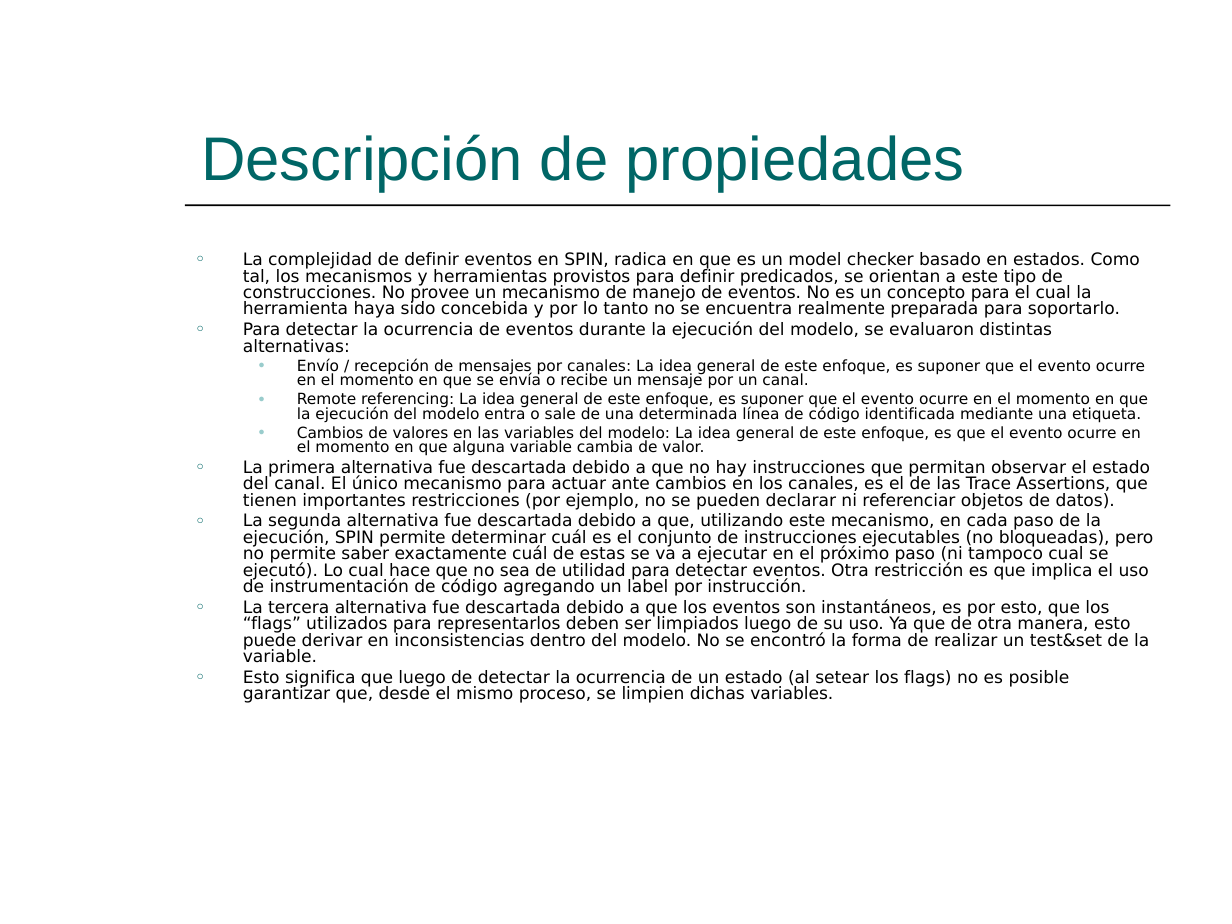
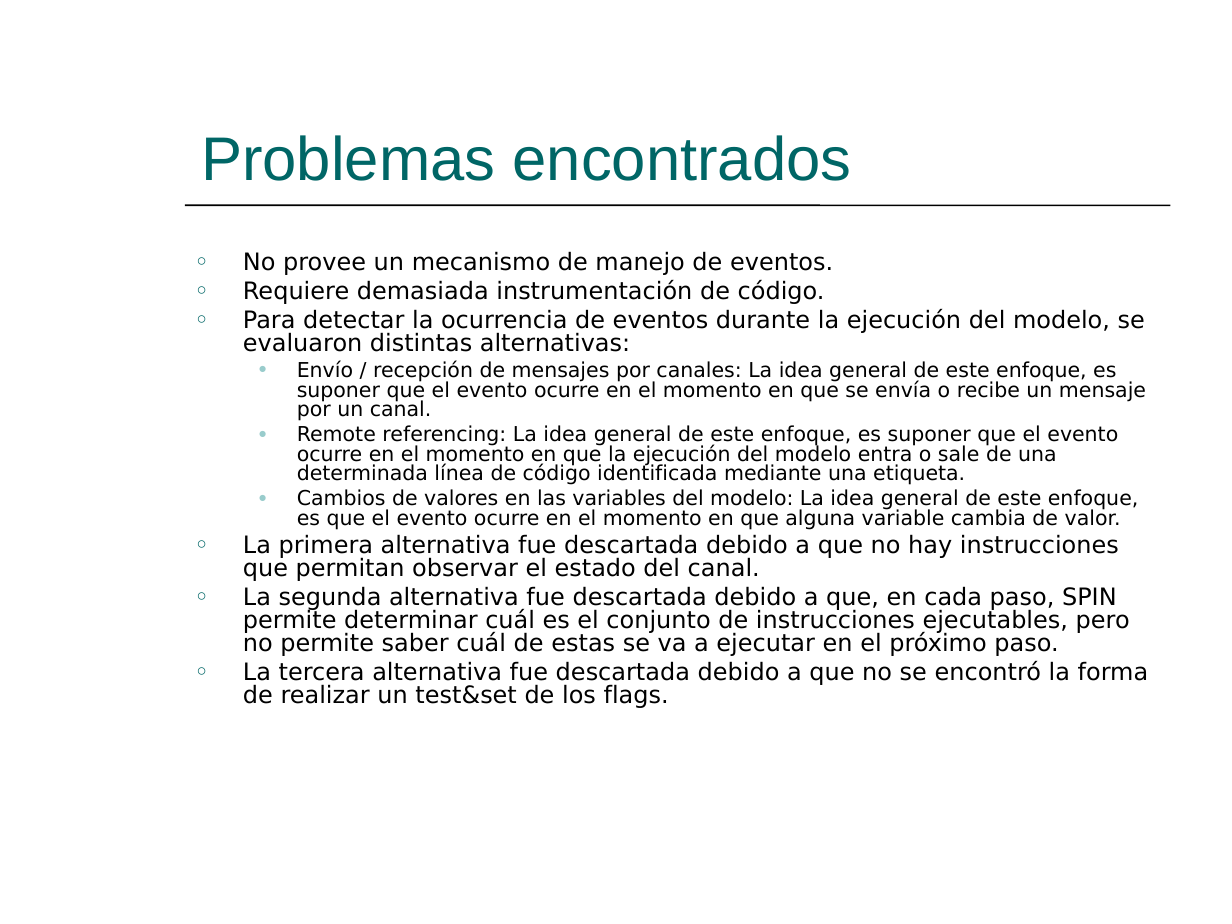
Before and after one commit to hugomelendez/tesis-jpf-2006, a slide deck: slide 30 of tesis-doc/Presentación.ppt (slide 29 before the commit). Drawn at 1232x924 pixels with LibreOffice and Linux fonts; fonts in the diff are those of the drawing. Boxes give left, top, right and bottom in pixels: in the first picture for what was removed or moved away, otherwise in the second. Text is boxed around its words. In the diff, an @@ line names an element or a change of style, - is before the commit and + after.

```diff
--- a/tesis-doc/Presentación.ppt
+++ b/tesis-doc/Presentación.ppt
@@ title at (x1=201, y1=135, x2=852, y2=181): text changed @@
-Descripción de propiedades
+Problemas encontrados
@@ text at (x1=243, y1=251, x2=833, y2=304): text changed; size 10 to 14 pt @@
-○ La complejidad de definir eventos en SPIN, radica en que es un model checker basado en estados. Como tal, los mecanismos y herramientas provistos para definir predicados, se orientan a este tipo de construcciones. No provee un mecanismo de manejo de eventos. No es un concepto para el cual la herramienta haya sido concebida y por lo tanto no se encuentra realmente preparada para soportarlo.
+○ No provee un mecanismo de manejo de eventos.
+○ Requiere demasiada instrumentación de código.
@@ text at (x1=243, y1=309, x2=1146, y2=530): size 10 to 14 pt in "Para detectar la ocurrencia de eventos durante ..."; size 9 to 12 pt in "Envío / recepción de mensajes por canales: ...", "Remote referencing: La idea general de este ...", "Cambios de valores en las variables del ..."; more space between paragraphs @@
@@ text at (x1=243, y1=534, x2=1149, y2=708): text changed; size 10 to 14 pt @@
-○ La primera alternativa fue descartada debido a que no hay instrucciones que permitan observar el estado del canal. El único mecanismo para actuar ante cambios en los canales, es el de las Trace Assertions, que tienen importantes restricciones (por ejemplo, no se pueden declarar ni referenciar objetos de datos).
-○ La segunda alternativa fue descartada debido a que, utilizando este mecanismo, en cada paso de la ejecución, SPIN permite determinar cuál es el conjunto de instrucciones ejecutables (no bloqueadas), pero no permite saber exactamente cuál de estas se va a ejecutar en el próximo paso (ni tampoco cual se ejecutó). Lo cual hace que no sea de utilidad para detectar eventos. Otra restricción es que implica el uso de instrumentación de código agregando un label por instrucción.
-○ La tercera alternativa fue descartada debido a que los eventos son instantáneos, es por esto, que los “flags” utilizados para representarlos deben ser limpiados luego de su uso. Ya que de otra manera, esto puede derivar en inconsistencias dentro del modelo. No se encontró la forma de realizar un test&set de la variable.
-○ Esto significa que luego de detectar la ocurrencia de un estado (al setear los flags) no es posible garantizar que, desde el mismo proceso, se limpien dichas variables.
+○ La primera alternativa fue descartada debido a que no hay instrucciones que permitan observar el estado del canal.
+○ La segunda alternativa fue descartada debido a que, en cada paso, SPIN permite determinar cuál es el conjunto de instrucciones ejecutables, pero no permite saber cuál de estas se va a ejecutar en el próximo paso.
+○ La tercera alternativa fue descartada debido a que no se encontró la forma de realizar un test&set de los flags.
```
Also in this commit, not shown: 29 other slides changed, 2 slides added.
